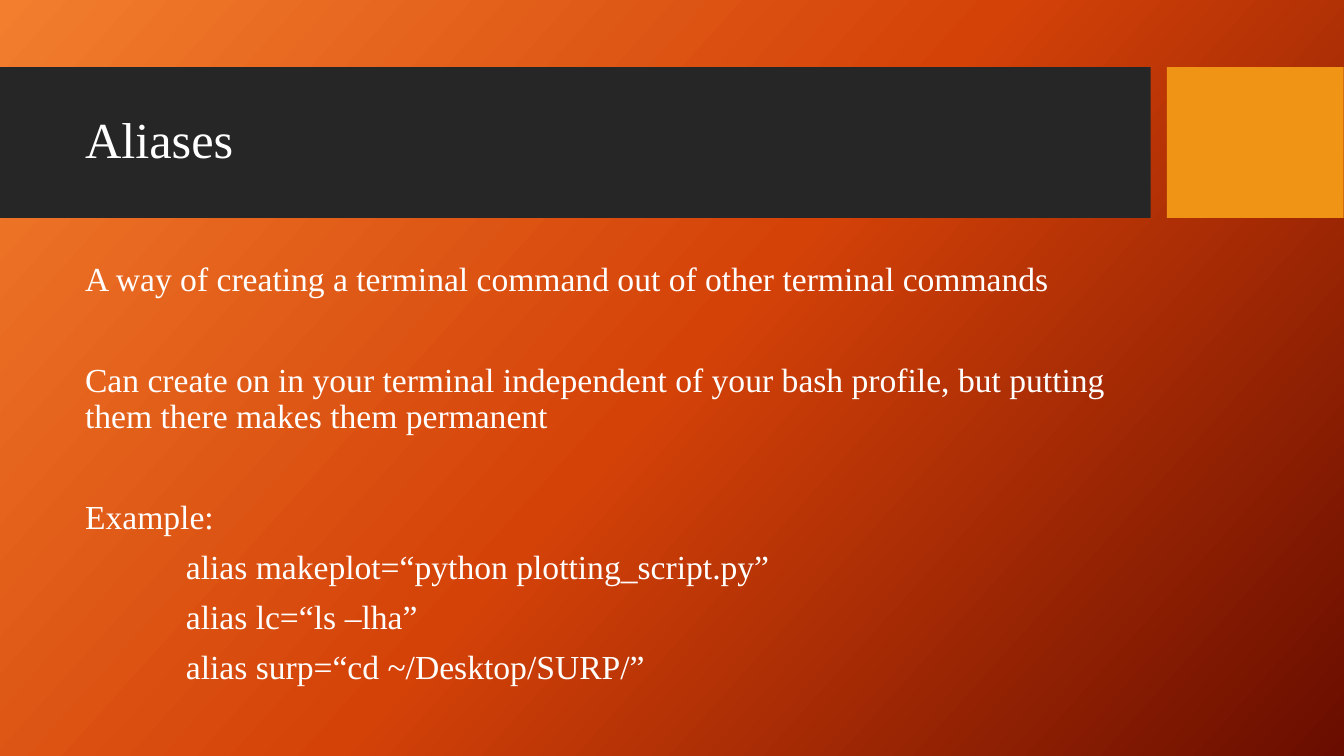
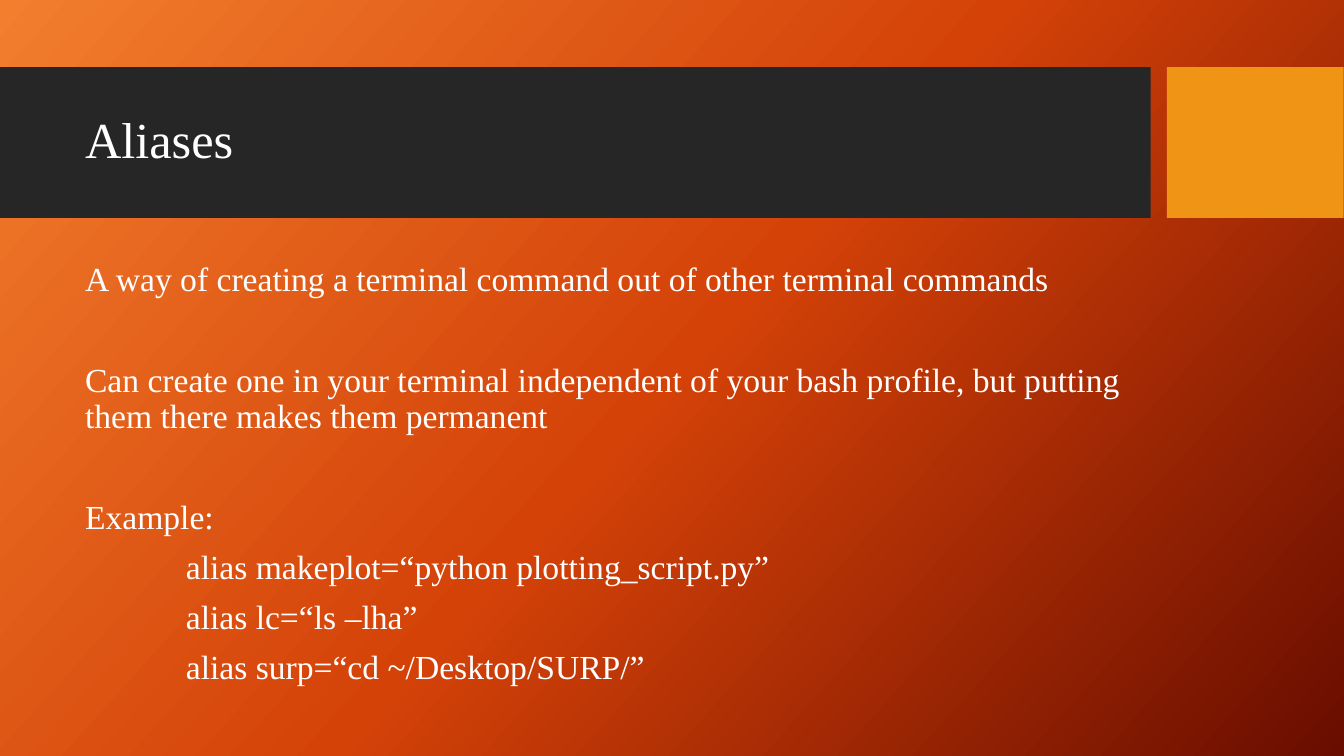
Before and after one commit to giganano/PythonBootcamp, a slide deck: slide 16 of slides/terminal.pptx. Drawn at 1344x756 pixels with LibreOffice and Linux fonts; fonts in the diff are those of the drawing; background and template pictures are left out. Boxes give left, top, right and bottom in pixels: in the first picture for what was removed or moved away, otherwise in the second. Text is boxed around its words. In the diff, an @@ line names an element or a change of style, - is before the commit and + after.

```diff
--- a/slides/terminal.pptx
+++ b/slides/terminal.pptx
@@ text at bbox=[85, 368, 1119, 435]: text changed @@
-Can create on in your terminal independent of your bash profile, but putting them there makes them permanent
+Can create one in your terminal independent of your bash profile, but putting them there makes them permanent
```
Also in this commit, not shown: 4 other slides changed, 17 other files.
